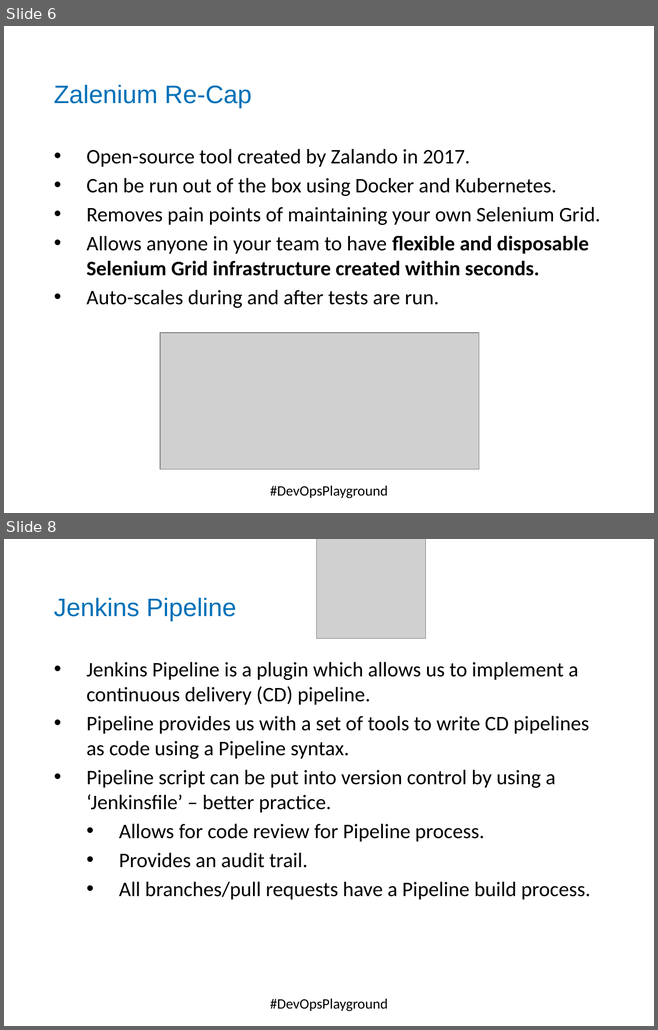
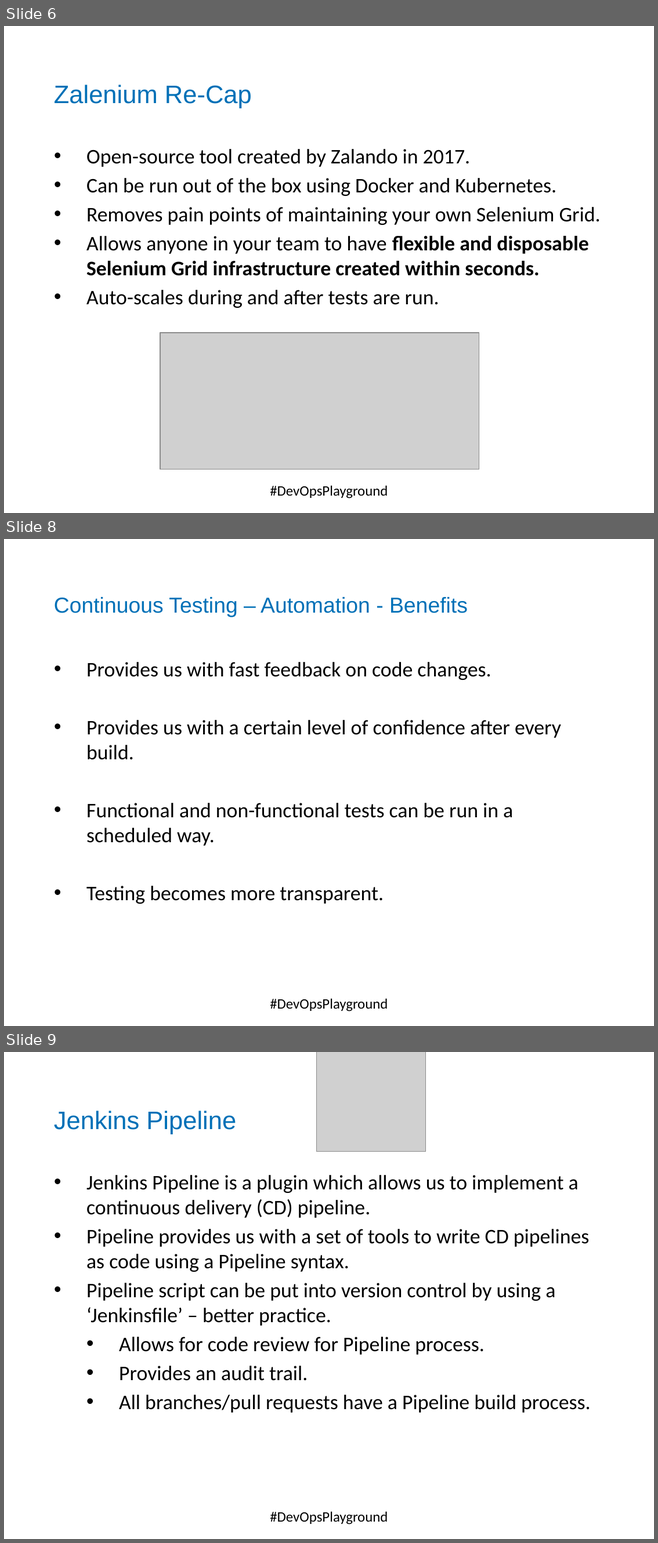
Before and after one commit to DevOpsPlayground/Hands-on-with-Continuous-Testing-using-Jenkins-and-Zalenium, a slide deck: ZaleniumJenkins.pptx. Shown one above the other, each under a label of ours: slides 6 and 8 before the commit, slides 6, 8 and 9 after it; the slides between them are not shown. The pictures are 658x1030 and 658x1543 pixels, drawn with LibreOffice and Linux fonts; fonts in the diff are those of the drawing; grey boxes stand for pictures; background and template pictures are left out. Boxes give left, top, right and bottom in pixels: in the first picture for what was removed or moved away, otherwise in the second. Text is boxed around its words. In the diff, an @@ line names an element or a change of style, - is before the commit and + after.

```diff
--- a/ZaleniumJenkins.pptx
+++ b/ZaleniumJenkins.pptx
@@ slide 8 added at (4, 539, 654, 1026), background #FFFFFF; not listed: 1 template element that a slide beside it also shows @@
@@ text added at (54, 597, 467, 617), 24 pt, text #0070B7 @@
+Continuous Testing – Automation - Benefits
@@ text added at (86, 662, 561, 904), 23 pt, text #000000 @@
+• Provides us with fast feedback on code changes.
+• Provides us with a certain level of confidence after every build.
+• Functional and non-functional tests can be run in a scheduled way.
+• Testing becomes more transparent.
@@ text added at (270, 998, 387, 1012), 16 pt, text #000000 @@
+#DevOpsPlayground
@@ what was slide 8 is now slide 9 @@
```
Also in this commit, not shown: 3 slides changed, 3 other slides added, 1 other file.
